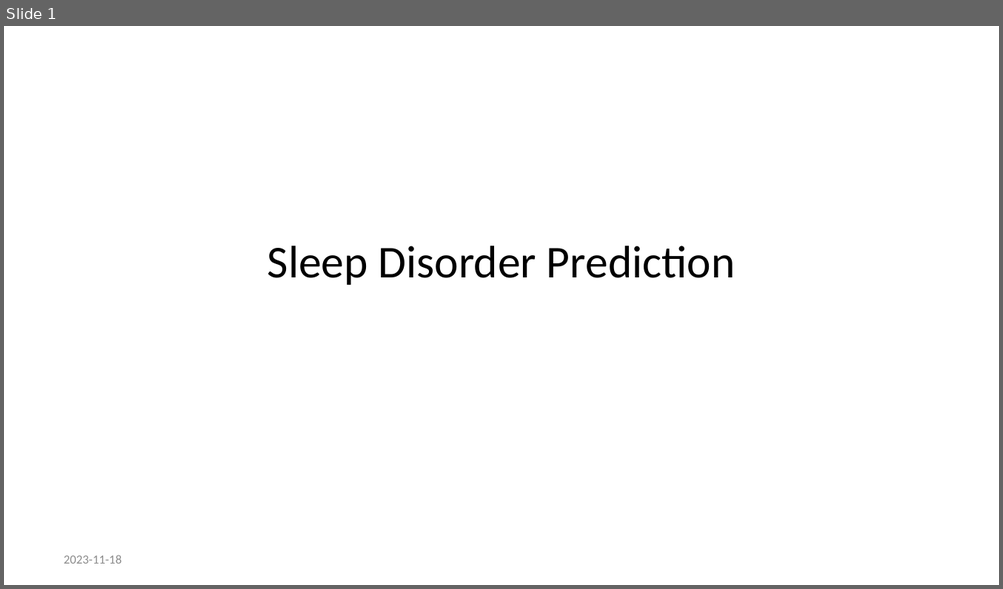
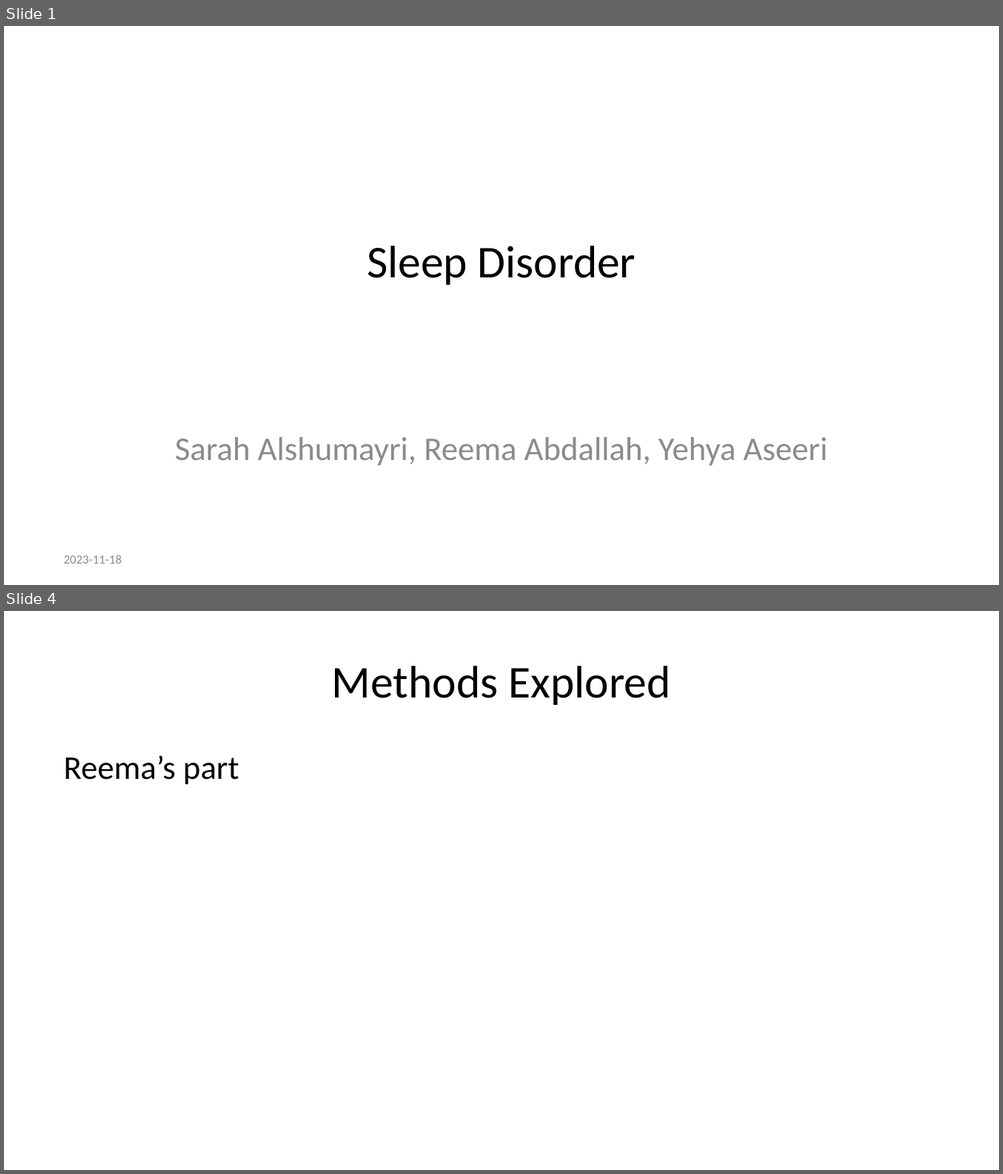
Before and after one commit to Sarah-Alshumayri/Data_Sciences_PPT, a slide deck: Progress_Presentation.pptx. Shown one above the other, each under a label of ours: slide 1 before the commit, slides 1 and 4 after it; the slides between them are not shown. The pictures are 1003x589 and 1003x1174 pixels, drawn with LibreOffice and Linux fonts; fonts in the diff are those of the drawing. Boxes give left, top, right and bottom in pixels: in the first picture for what was removed or moved away, otherwise in the second. Text is boxed around its words. In the diff, an @@ line names an element or a change of style, - is before the commit and + after.

Commit message:
This is Sarah, I finished point 1 in my part

```diff
--- a/Progress_Presentation.pptx
+++ b/Progress_Presentation.pptx
@@ slide 4 added at [4, 611, 999, 1170], background #FFFFFF @@
@@ title added at [332, 666, 670, 705], 33 pt, text #000000 @@
+Methods Explored
@@ text added at [64, 755, 239, 785], 24 pt, text #000000 @@
+Reema’s part
@@ slide 1 changed as well @@
@@ title at [367, 246, 635, 285]: text changed @@
-Sleep Disorder Prediction
+Sleep Disorder
@@ subtitle added at [175, 437, 828, 466], 24 pt, text #8C8C8C @@
+Sarah Alshumayri, Reema Abdallah, Yehya Aseeri
```
Also in this commit, not shown: 6 other slides added, 4 slides removed, 2 other files.
